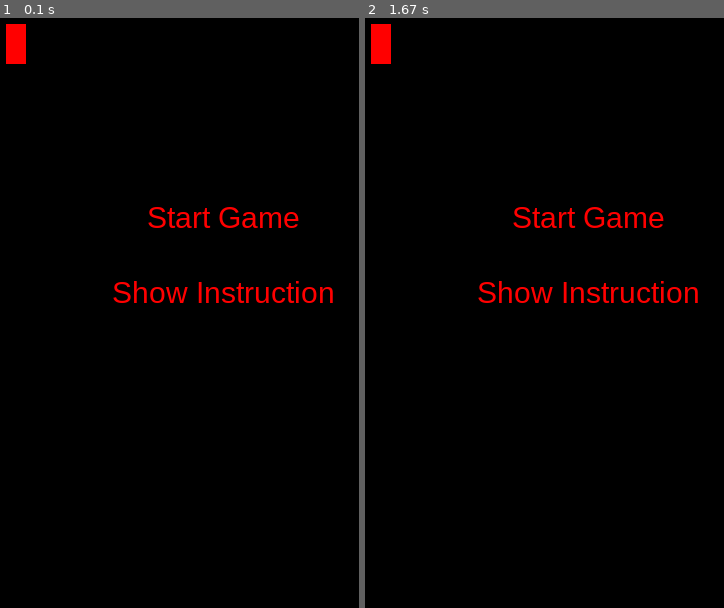
Above: before the commit, frames 1-2 (left to right).
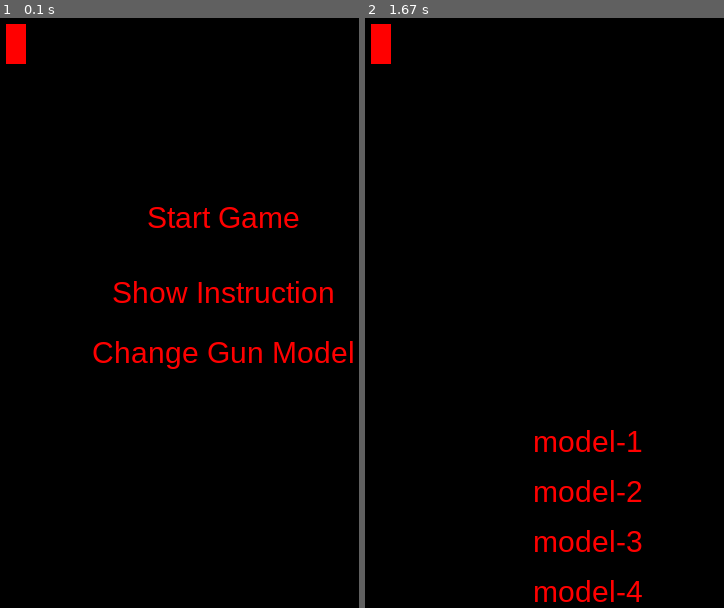
Above: after the commit, the same moments.

Repository: IlyaBulatau/shooter-pygame
Game: pygame game, started from main.py
The game is run twice, just before and just after one commit, with the same random seed, the same clock (stepped at 60 frames per second) and the same inputs.
Inputs (mouse positions are in pixels of both pictures, inside the frame that each line leads up to):
- Up to frame 1 (0.1 s): no input
- Up to frame 2 (1.67 s): click (587, 354) at 0.38 s, where only the run after the commit has a clickable "Change Gun Model"; click (587, 442) at 0.72 s, where only the run after the commit has a clickable "model-1"

The runs differ from the first frame. In frame 1, 1.0% of the frame differs, in the area x 25-99%, y 54-60%; in frame 2, 2.9%, in the area x 31-93%, y 32-99%.

Commit message:
ability change model

Diff:
--- a/main.py
+++ b/main.py
@@ -43,12 +43,18 @@
                     self.game_state = 'run'
 
             elif event.type == pygame.MOUSEBUTTONDOWN and self.game_state != 'run':
-                if menu.show_start_game().collidepoint(event.pos) and self.game_state != 'instruction':
+                if menu.show_start_game().collidepoint(event.pos) and self.game_state != 'instruction' and self.game_state != 'change-model':
                     self.game_state = 'run'
                 elif menu.buttom_back_menu().collidepoint(event.pos):
                     self.game_state = 'main'
-                elif menu.show_instruction().collidepoint(event.pos):
+                elif menu.show_instruction().collidepoint(event.pos) and self.game_state != 'change-model':
                     self.game_state = 'instruction'
+                elif menu.show_change_gun_model().collidepoint(event.pos) and self.game_state != 'instruction':
+                    self.game_state = 'change-model'
+                elif menu.change_model()[0].collidepoint(event.pos) and self.game_state == 'change-model':
+                    shell.model_path = 'snake.png'
+
+
 
     def game_pause(self):
         '''
@@ -147,10 +153,15 @@
             self.game_cycle()
             menu.show_start_game()
             menu.show_instruction()
+            menu.show_change_gun_model()
             self.window_update()
         elif self.game_state == 'instruction':
             self.game_cycle()
             menu.instructions()
+            self.window_update()
+        elif self.game_state == 'change-model':
+            self.game_cycle()
+            menu.change_model()
             self.window_update()
         elif self.game_state == 'stop':
             sys.exit()
--- a/menu.py
+++ b/menu.py
@@ -29,7 +29,6 @@
         rect = text.get_rect()
         rect.center = W//2, H//4
         self.window.blit(text, rect)
-
         return rect
 
     def show_instruction(self):
@@ -40,6 +39,17 @@
         text = font.render('Show Instruction', 30, (255, 0, 0))
         rect = text.get_rect()
         rect.center = W//2, H//3
+        self.window.blit(text, rect)
+        return rect
+
+    def show_change_gun_model(self):
+        '''
+        Предлагает поменять модельку пушки
+        '''
+        font = pygame.font.SysFont('arial', 30)
+        text = font.render('Change Gun Model', 1, (255, 0, 0))
+        rect = text.get_rect()
+        rect.center = W//2, H//2.5
         self.window.blit(text, rect)
         return rect
 
@@ -65,6 +75,22 @@
             self.window.blit(show, rect)
             space_line += 50
 
+    def change_model(self):
+        self.window.fill((0, 0, 0))
+        self.buttom_back_menu()
+        models = ['model-1', 'model-2', 'model-3', 'model-4']
+        rects = []
+        space_line = 0
+        for model in models:
+            font = pygame.font.SysFont('arial', 30)
+            text = font.render(model, 1, (255, 0, 0))
+            rect = text.get_rect()
+            rect.center = W//2, H//2 + space_line
+            self.window.blit(text, rect)
+            space_line += 50
+            rects.append(rect)
+        return rects
+
 
 
     def show_best_result(self):
@@ -72,9 +98,3 @@
         Предлагает просмотреть результаты
         '''
         ...
-
-    def show_change_gun_model(self):
-        '''
-        Предлагает поменять модельку пушки
-        '''
-        ...
